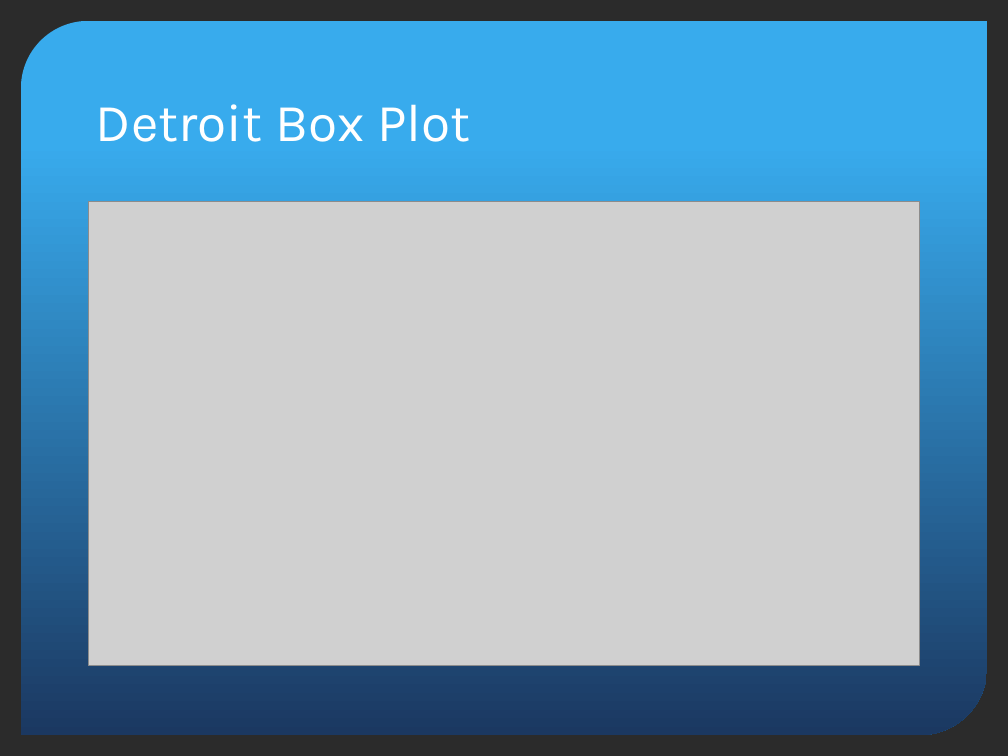
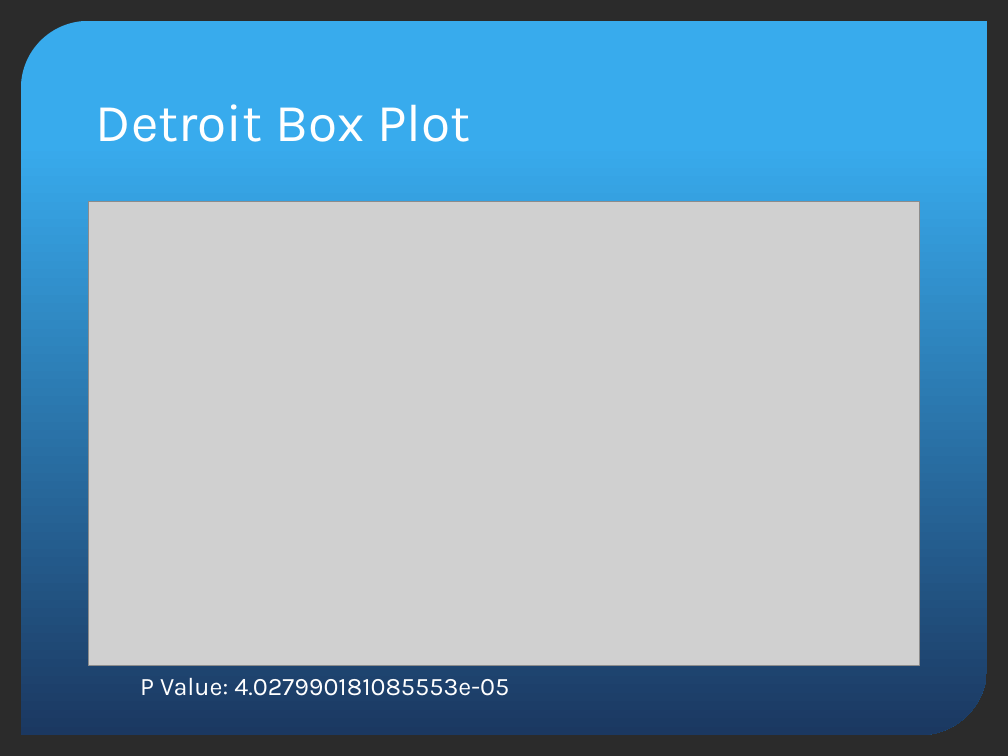
Before and after one commit to korto27/group_project_yelp, a slide deck: slide 7 of YelpProject.pptx (slide 8 before the commit). Drawn at 1008x756 pixels with LibreOffice and Linux fonts; fonts in the diff are those of the drawing; grey boxes stand for pictures; background and template pictures are left out; a plain dark background stands for a picture behind light text. Boxes give left, top, right and bottom in pixels: in the first picture for what was removed or moved away, otherwise in the second. Text is boxed around its words. In the diff, an @@ line names an element or a change of style, - is before the commit and + after.

```diff
--- a/YelpProject.pptx
+++ b/YelpProject.pptx
@@ text added at [140, 677, 509, 696], 18 pt, text #FFFFFF @@
+P Value: 4.027990181085553e-05
```
Also in this commit, not shown: 7 other slides changed, 2 slides added.
